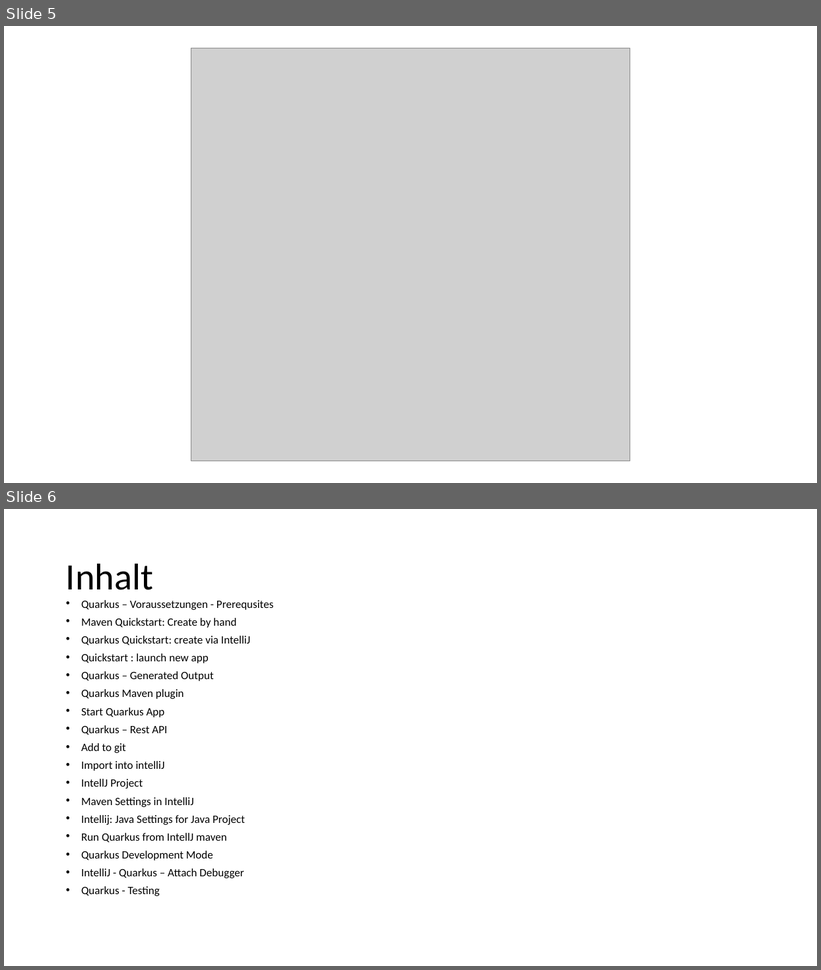
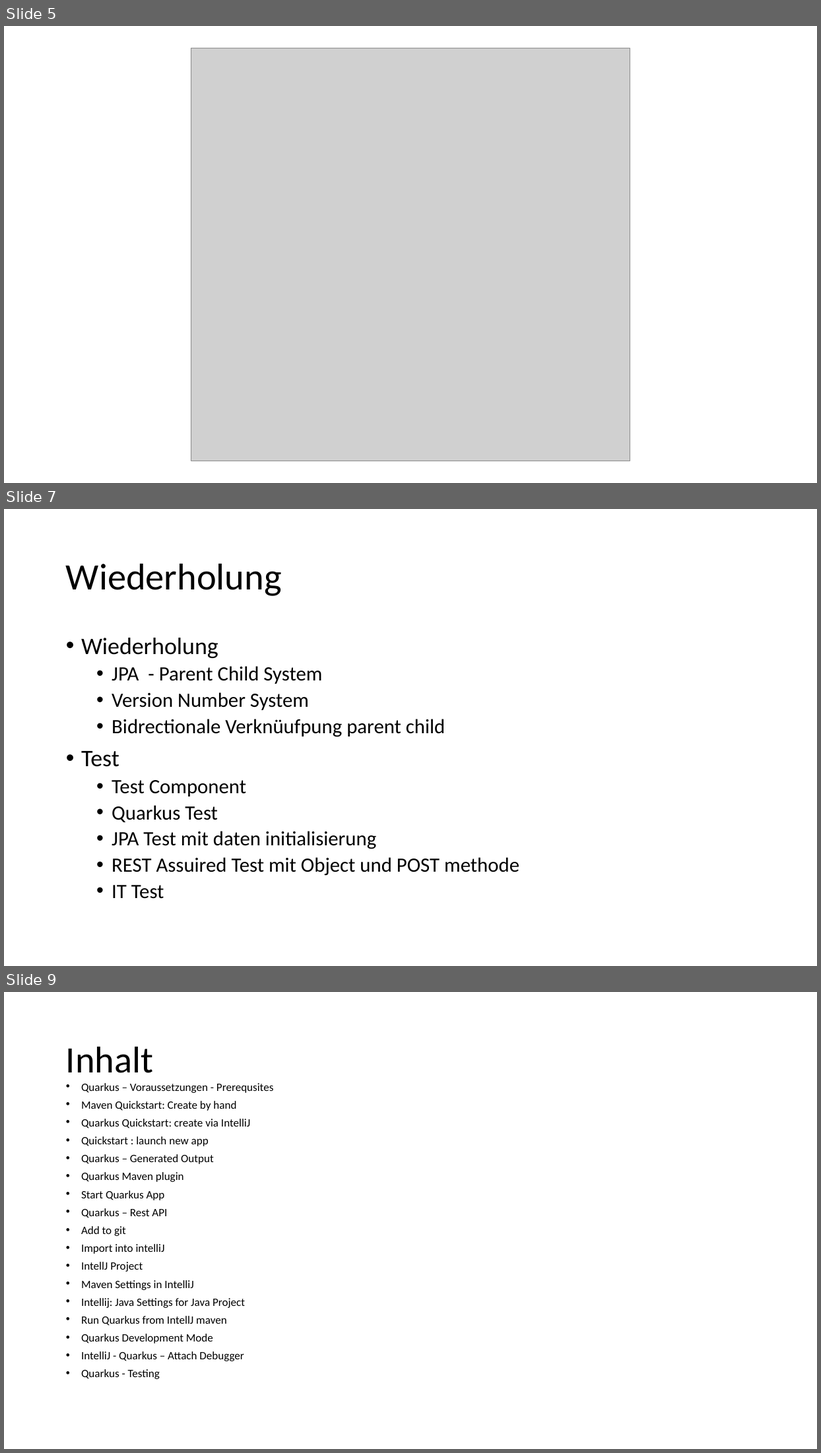
Before and after one commit to CGS-IT/jee_microservices_training_materials_2025, a slide deck: JEE_Microservices_Kurs_MItschrift.pptx. Shown one above the other, each under a label of ours: slides 5 and 6 before the commit, slides 5, 7 and 9 after it; the slides between them are not shown. The pictures are 821x970 and 821x1453 pixels, drawn with LibreOffice and Linux fonts; fonts in the diff are those of the drawing; grey boxes stand for pictures; background and template pictures are left out. Boxes give left, top, right and bottom in pixels: in the first picture for what was removed or moved away, otherwise in the second. Text is boxed around its words. In the diff, an @@ line names an element or a change of style, - is before the commit and + after.

```diff
--- a/JEE_Microservices_Kurs_MItschrift.pptx
+++ b/JEE_Microservices_Kurs_MItschrift.pptx
@@ slide 7 added at (x1=4, y1=509, x2=817, y2=966), background #FFFFFF @@
@@ title added at (x1=66, y1=563, x2=282, y2=596), 44 pt, text #000000 @@
+Wiederholung
@@ text added at (x1=81, y1=638, x2=519, y2=899), 24 pt, text #000000 @@
+• Wiederholung
+  • JPA - Parent Child System
+  • Version Number System
+  • Bidrectionale Verknüufpung parent child
+• Test
+  • Test Component
+  • Quarkus Test
+  • JPA Test mit daten initialisierung
+  • REST Assuired Test mit Object und POST methode
+  • IT Test
@@ what was slide 6 is now slide 9 @@
```
Also in this commit, not shown: 2 other slides added, 11 other files.
